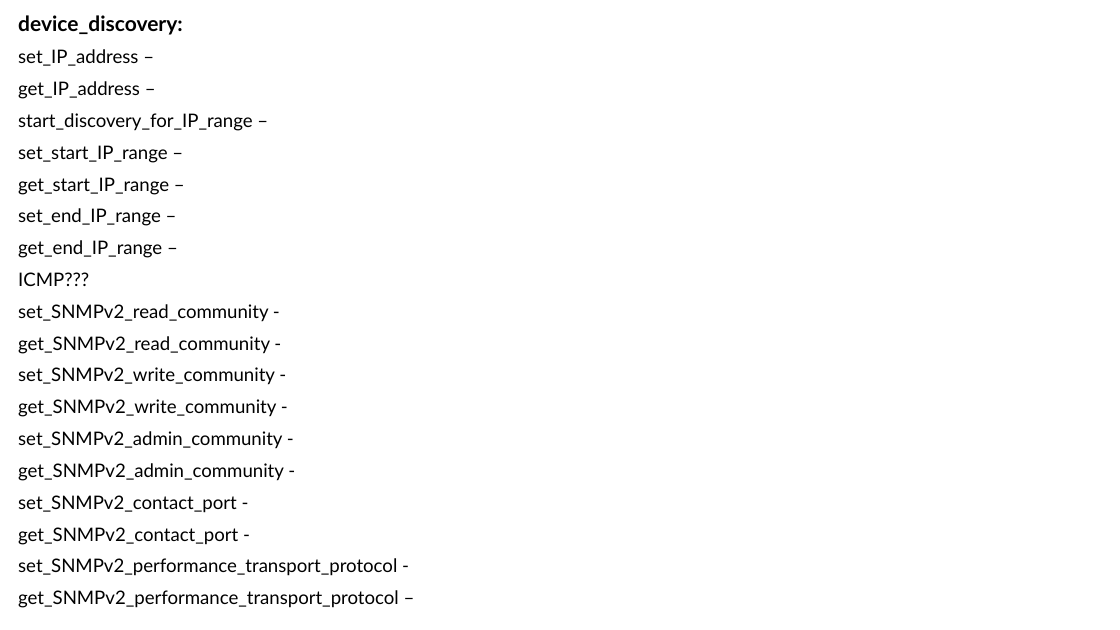
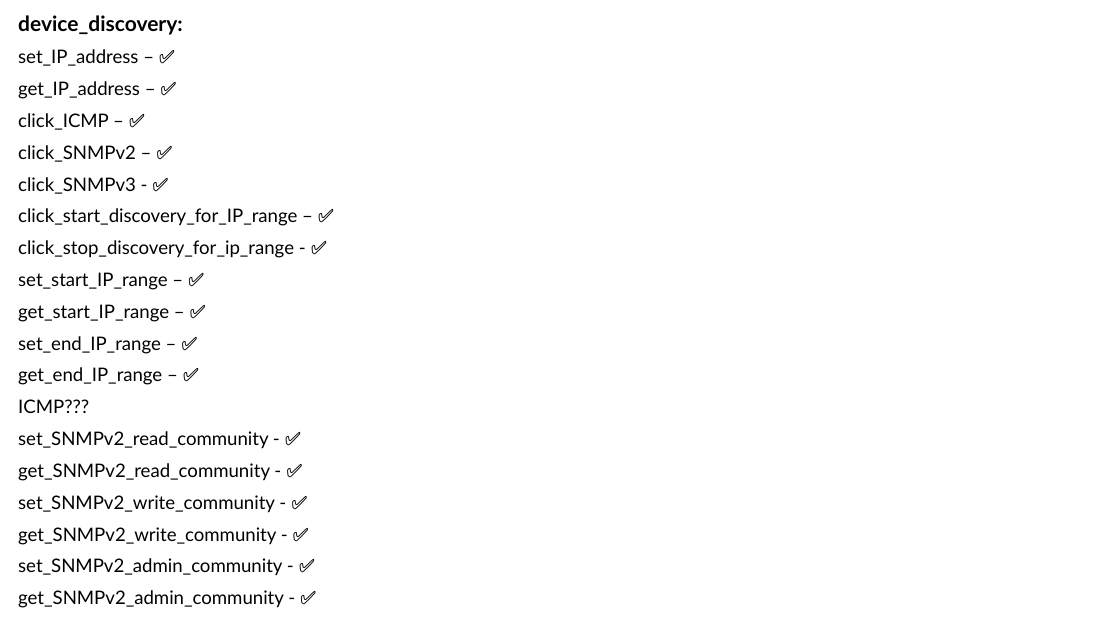
Before and after one commit to Yuval10Dahan/LightWatch_WEB, a slide deck: slide 17 of Docs/Progress_Check_Box.pptx (slide 9 before the commit). Drawn at 1120x630 pixels with LibreOffice and Linux fonts; fonts in the diff are those of the drawing. Boxes give left, top, right and bottom in pixels: in the first picture for what was removed or moved away, otherwise in the second. Text is boxed around its words. In the diff, an @@ line names an element or a change of style, - is before the commit and + after.

```diff
--- a/Docs/Progress_Check_Box.pptx
+++ b/Docs/Progress_Check_Box.pptx
@@ subtitle at (x1=18, y1=49, x2=297, y2=385): text changed @@
-set_IP_address –
-get_IP_address –
-start_discovery_for_IP_range –
-set_start_IP_range –
-get_start_IP_range –
-set_end_IP_range –
-get_end_IP_range –
+set_IP_address – ✅
+get_IP_address – ✅
+click_ICMP – ✅
+click_SNMPv2 – ✅
+click_SNMPv3 - ✅
+click_start_discovery_for_IP_range – ✅
+click_stop_discovery_for_ip_range - ✅
+set_start_IP_range – ✅
+get_start_IP_range – ✅
+set_end_IP_range – ✅
+get_end_IP_range – ✅
@@ subtitle at (x1=18, y1=431, x2=284, y2=608): text changed @@
-set_SNMPv2_read_community -
-get_SNMPv2_read_community -
-set_SNMPv2_write_community -
-get_SNMPv2_write_community -
-set_SNMPv2_admin_community -
-get_SNMPv2_admin_community -
-set_SNMPv2_contact_port -
-get_SNMPv2_contact_port -
-set_SNMPv2_performance_transport_protocol -
-get_SNMPv2_performance_transport_protocol –
+set_SNMPv2_read_community - ✅
+get_SNMPv2_read_community - ✅
+set_SNMPv2_write_community - ✅
+get_SNMPv2_write_community - ✅
+set_SNMPv2_admin_community - ✅
+get_SNMPv2_admin_community - ✅
```
Also in this commit, not shown: 12 other slides changed, 15 slides added, 15 other files.
